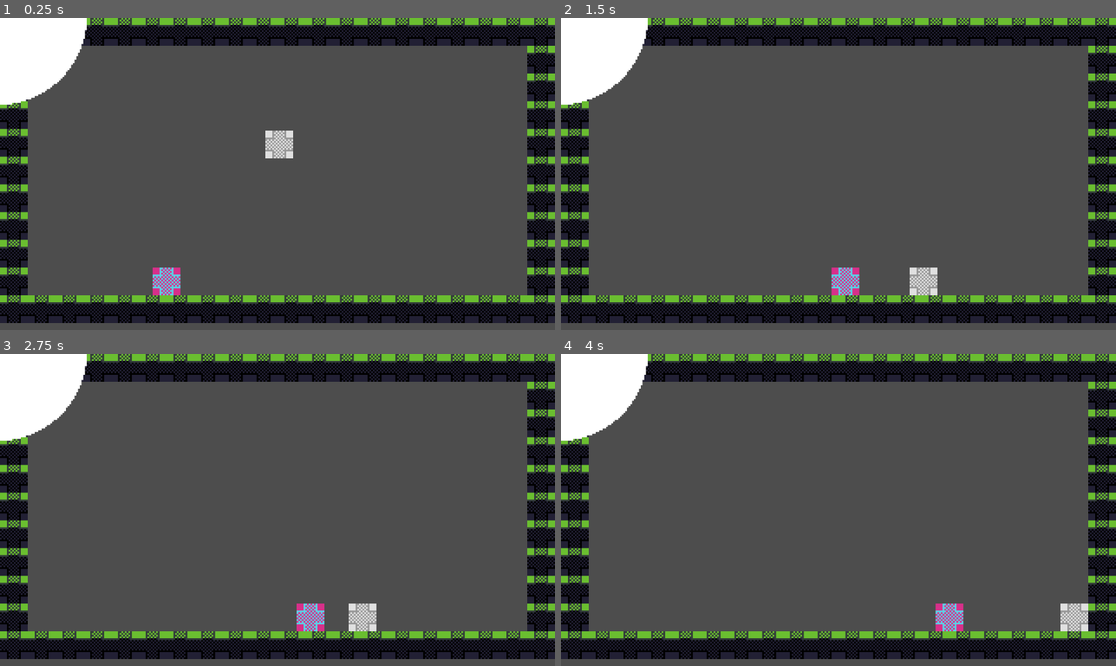
Above: before the commit, frames 1-4 (two rows, left to right).
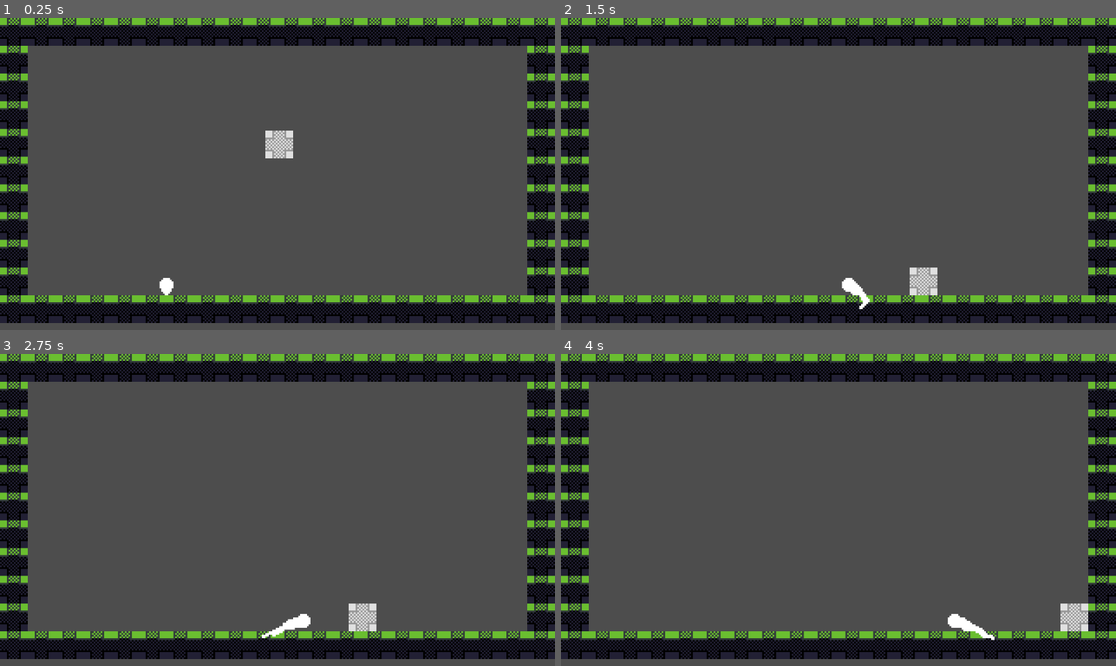
Above: after the commit, the same moments.

Repository: rtyh12/pixel-platformer
Game: Godot game, scene res://main.tscn
Same seed, same stepped clock (60 frames per second), same inputs: the game is played once before the commit and once after it.
Inputs:
- Up to frame 1 (0.25 s): no input
- Up to frame 2 (1.5 s): tap Enter at 0.5 s; hold Right (ui_right) 0.53-1.28 s; hold Left (ui_left) from 1.28 s (still down)
- Up to frame 3 (2.75 s): release Left (ui_left) at 2.03 s; hold Right (ui_right) from 2.03 s (still down)
- Up to frame 4 (4 s): release Right (ui_right) at 3.53 s; hold Left (ui_left) from 3.53 s (still down)

The runs differ from the first frame. In frame 1, 3.9% of the frame differs, in the area x 0-33%, y 0-89%; in frame 2, 3.9%; in frame 3, 4.0%; in frame 4, 4.0%, in the area x 0-79%, y 0-92%.

Commit message:
Add tail... seems to work 🤔

Diff:
--- a/project.godot
+++ b/project.godot
@@ -56,6 +56,7 @@
 "deadzone": 0.5,
 "events": [Object(InputEventKey,"resource_local_to_scene":false,"resource_name":"","device":-1,"window_id":0,"alt_press …(181 unchanged characters)…
 , Object(InputEventKey,"resource_local_to_scene":false,"resource_name":"","device":-1,"window_id":0,"alt_pressed":false,"shift_pressed":false,"ctrl_pressed":false,"meta_pressed":false,"pressed":false,"keycode":0,"physical_keycode":4194342,"key_label":0,"unicode":0,"echo":false,"script":null)
+, Object(InputEventKey,"resource_local_to_scene":false,"resource_name":"","device":-1,"window_id":0,"alt_pressed":false,"shift_pressed":false,"ctrl_pressed":false,"meta_pressed":false,"pressed":false,"keycode":0,"physical_keycode":70,"key_label":0,"unicode":102,"echo":false,"script":null)
 ]
 }
 debug_quit={
--- a/scenes/levels/level1.tscn
+++ b/scenes/levels/level1.tscn
@@ -25,18 +25,19 @@
 position = Vector2(80, 152)
 
 [node name="Sprite2D" type="Sprite2D" parent="Player" node_paths=PackedStringArray("target_manual")]
+visible = false
 texture = ExtResource("3_dh265")
 script = ExtResource("3_qcxtl")
 target_manual = NodePath("../AnimatableBody2D")
+
+[node name="HairController" type="StaticBody2D" parent="Player"]
+script = ExtResource("6_l0ra3")
 
 [node name="AnimatableBody2D" type="AnimatableBody2D" parent="Player"]
 
 [node name="CollisionShape2D" type="CollisionShape2D" parent="Player/AnimatableBody2D"]
 shape = SubResource("RectangleShape2D_4j8lr")
 
-[node name="HairController" type="Node" parent="Player/AnimatableBody2D"]
-script = ExtResource("6_l0ra3")
-
 [node name="PlayerController" type="Node" parent="Player" node_paths=PackedStringArray("physics_body")]
 script = ExtResource("5_7ar0q")
 physics_body = NodePath("../AnimatableBody2D")
--- a/scripts/HairController.gd
+++ b/scripts/HairController.gd
@@ -1,12 +1,37 @@
-extends Node
+extends StaticBody2D
 
 
+func create_tail_attached_to(prev_attach_point, scales):
+	for i in range(len(scales)):
+		var tail_segment = Node2D.new()
+		add_child(tail_segment)
+
+		var rb = RigidBody2D.new()
+		rb.linear_damp = 20
+		rb.mass = 0.1
+		tail_segment.add_child(rb)
+
+		var sprite = Sprite2D.new()
+		sprite.texture = load("res://textures/100px diameter circle.png")
+		sprite.scale = Vector2.ONE * scales[i] / 100
+		sprite.texture_filter = CanvasItem.TEXTURE_FILTER_NEAREST
+		sprite.set_script(load("res://scripts/SnapSprite.gd"))
+		sprite.target_manual = rb
+		tail_segment.add_child(sprite)
+
+		var spring = DampedSpringJoint2D.new()
+		spring.length = 0
+		spring.rest_length = 1.4
+		spring.stiffness = 1000
+		spring.damping = 1
+
+		spring.node_a = prev_attach_point.get_path()
+		spring.node_b = rb.get_path()
+		prev_attach_point = rb
+
+		tail_segment.add_child(spring)
+
 func _ready():
-	var sprite = Sprite2D.new()
-	sprite.texture = load("res://textures/100px diameter circle.png")
-	add_child(sprite)
+	var scales = [8, 6, 6, 5, 4, 4, 4, 3, 2, 2]
 
-
-# Called every frame. 'delta' is the elapsed time since the previous frame.
-#func _process(delta):
-#	pass
+	create_tail_attached_to($"../AnimatableBody2D", scales)
Not shown, changed: textures/100px diameter circle.png.import
